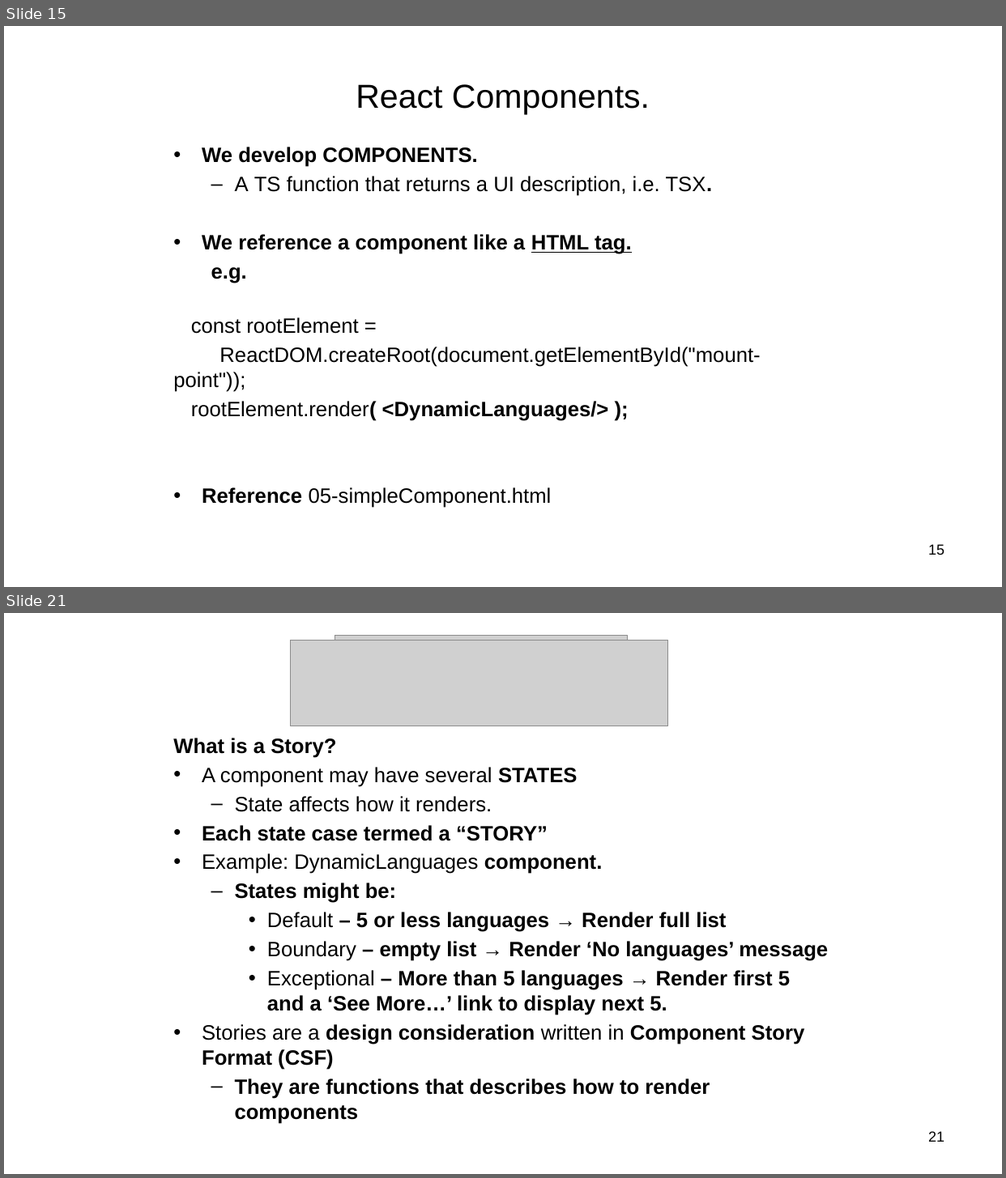
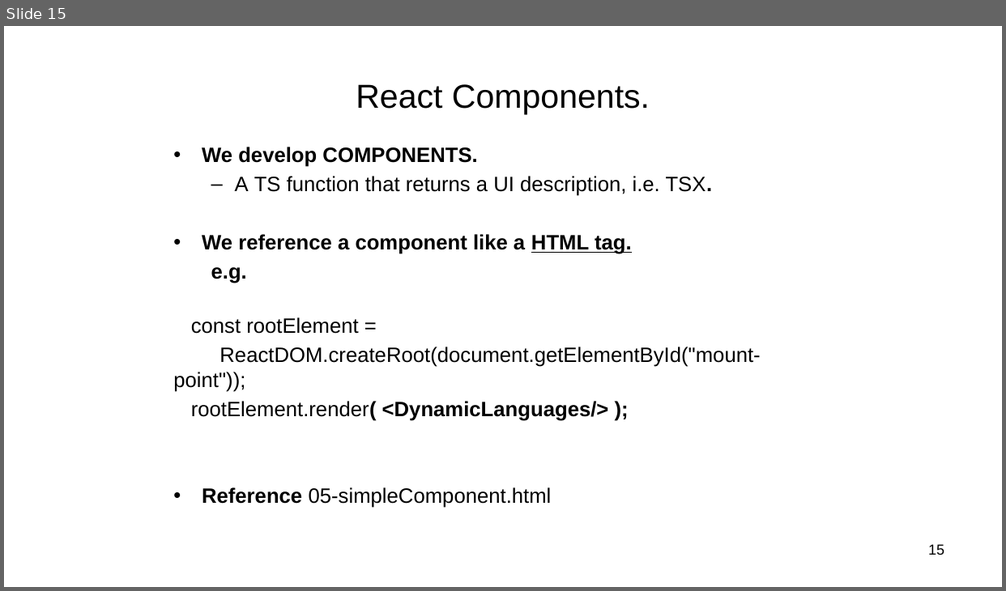
Before and after one commit to wit-hdip-comp-sci-2024/full-stack-2, a slide deck: topic-2/talk-1/ReactJS_01.pptx. Shown one above the other, each under a label of ours: slides 15 and 21 before the commit, slide 15 after it; the slides between them are not shown. The pictures are 1006x1178 and 1006x591 pixels, drawn with LibreOffice and Linux fonts; fonts in the diff are those of the drawing; grey boxes stand for pictures. Boxes give left, top, right and bottom in pixels: in the first picture for what was removed or moved away, otherwise in the second. Text is boxed around its words. In the diff, an @@ line names an element or a change of style, - is before the commit and + after.

```diff
--- a/topic-2/talk-1/ReactJS_01.pptx
+++ b/topic-2/talk-1/ReactJS_01.pptx
@@ slide 21 removed at (x1=4, y1=613, x2=1002, y2=1174), background #FFFFFF @@
@@ picture removed at (x1=335, y1=636, x2=629, y2=705) @@
@@ picture removed at (x1=291, y1=640, x2=668, y2=726) @@
@@ text removed at (x1=173, y1=738, x2=828, y2=1124) @@
-What is a Story?
-• A component may have several STATES
-  – State affects how it renders.
-• Each state case termed a “STORY”
-• Example: DynamicLanguages component.
-  – States might be:
-    • Default – 5 or less languages → Render full list
-    • Boundary – empty list → Render ‘No languages’ message
-    • Exceptional – More than 5 languages → Render first 5 and a ‘See More…’ link to display next 5.
-• Stories are a design consideration written in Component Story Format (CSF)
-  – They are functions that describes how to render components
@@ page number removed at (x1=928, y1=1131, x2=944, y2=1142) @@
-21
```
Also in this commit, not shown: 7 slides changed, 21 other slides removed, 20 other files.
